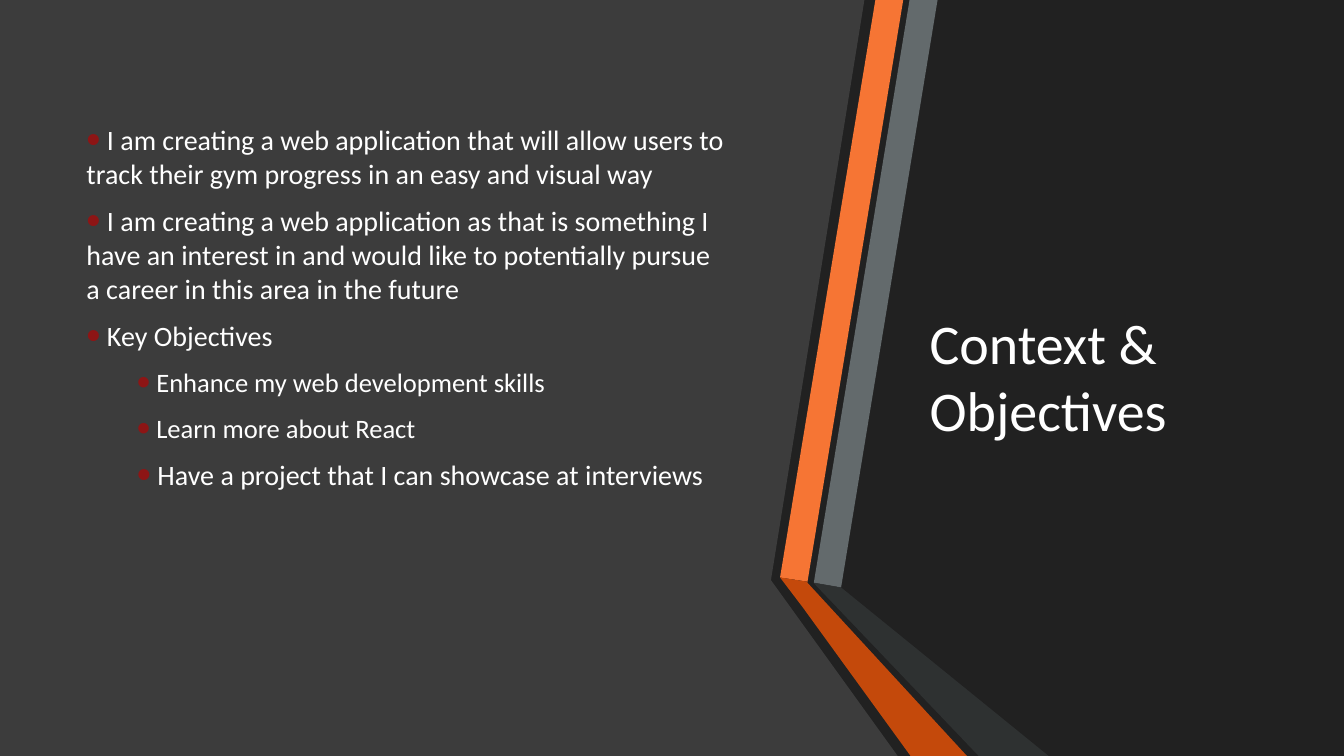
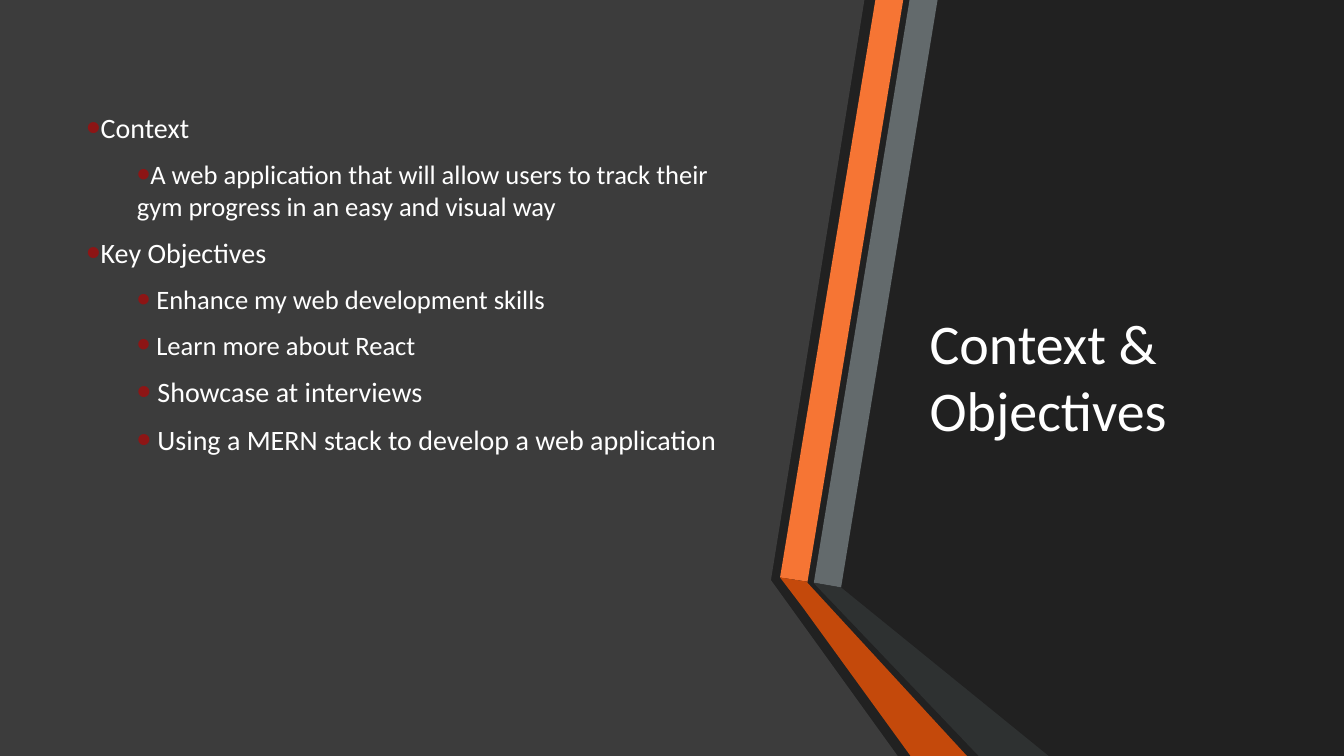
Before and after one commit to OskarGrzenda/FinalYearProject, a slide deck: slide 2 of Project Presentation.pptx. Drawn at 1344x756 pixels with LibreOffice and Linux fonts; fonts in the diff are those of the drawing. Boxes give left, top, right and bottom in pixels: in the first picture for what was removed or moved away, otherwise in the second. Text is boxed around its words. In the diff, an @@ line names an element or a change of style, - is before the commit and + after.

Commit message:
Updated Presentation

```diff
--- a/Project Presentation.pptx
+++ b/Project Presentation.pptx
@@ subtitle at [101,120,707,221]: text changed; size 20 to 19 pt @@
-• I am creating a web application that will allow users to track their gym progress in an easy and visual way
-• I am creating a web application as that is something I have an interest in and would like to potentially pursue a career in this area in the future
+• Context
+  • A web application that will allow users to track their gym progress in an easy and visual way
@@ subtitle at [157,382,716,455]: text changed @@
-  • Have a project that I can showcase at interviews
+  • Showcase at interviews
+  • Using a MERN stack to develop a web application
```
Also in this commit, not shown: 2 other slides changed.
